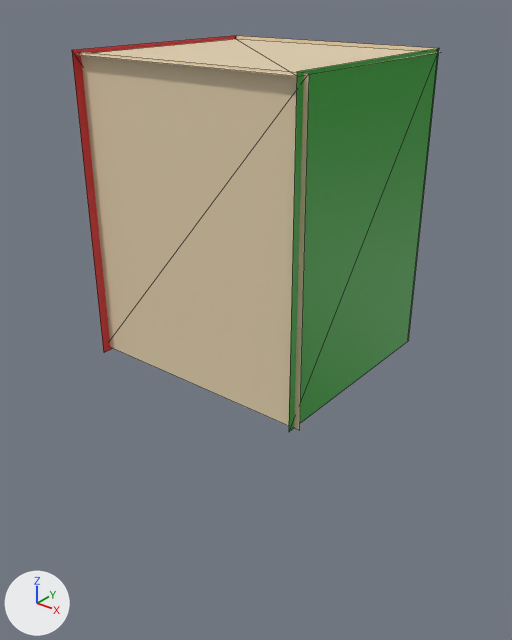
The COLLADA model examples/maps/cornell_low_light/map.dae, before and after one commit.
One viewpoint serves both versions: a 50 mm lens placed at (8.98, -9.05, 6.84), pointed at (0.26, 1.86, 0.08). Every picture has the same lights, and +X, +Y and +Z are marked at lower left. Mesh edges are drawn as thin lines. Where no turn or scale is listed for an object, it has been applied to the vertices. Vertices at the same position are counted once.

The first picture shows 'ceiling', 'floor', 'front_wall', 'left_wall', 'right_wall'.
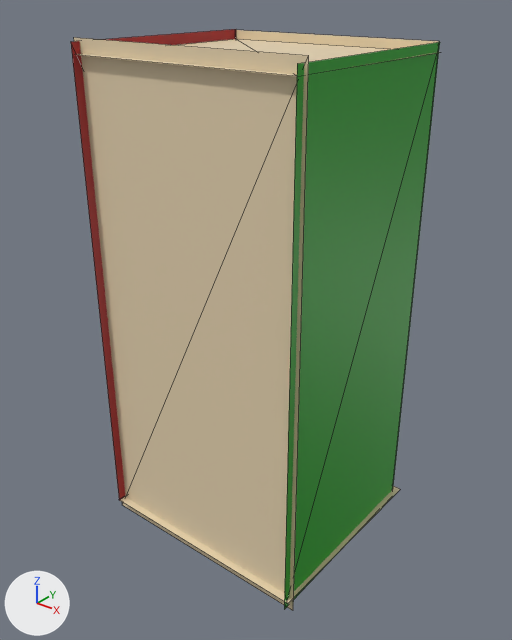
Where the newer file only moved an object's origin or applied its transform, the numbers keep the older frame.

Diff of the bpy script that builds the scene:
```diff
--- a/examples/maps/cornell_low_light/map.dae.py
+++ b/examples/maps/cornell_low_light/map.dae.py
@@ mat_khaki_001 @@
+mat_khaki_001 = principled_material('Khaki.001')
+mat_khaki_001.base_color = (0.8, 0.659, 0.44)  # beige #e7d4b1
@@ me_right_wall @@
 me_right_wall.from_pydata(...)  # 4 vertices, 2 faces; spans x -2.28..-2.21, y -0.36..4.22, z -0.65..5.63
 # used by ob_right_wall; location = (0.0, 0.0, 0.0)
-me_right_wall.vertices[0].co = (-2.24, 4.22, -0.65)
-me_right_wall.vertices[1].co = (-2.21, 4.22, 5.62)  # pixel (236, 35)
-me_right_wall.vertices[2].co = (-2.28, -0.36, 5.63)  # pixel (71, 50)
-me_right_wall.vertices[3].co = (-2.28, -0.36, -0.65)  # pixel (103, 352)
+# me_right_wall part 1
+me_right_wall.vertices[0].co = (-2.24, 4.22, -4.78)
+me_right_wall.vertices[1].co = (-2.21, 4.22, 5.76)  # pixel (236, 29)
+me_right_wall.vertices[2].co = (-2.28, -0.36, 5.77)  # pixel (70, 41)
+me_right_wall.vertices[3].co = (-2.28, -0.36, -4.77)  # pixel (119, 500)
 me_right_wall.materials.append(mat_bloodyred)
@@ me_left_wall @@
 me_left_wall.from_pydata(...)  # 4 vertices, 2 faces; spans x 2.76, y -0.34..4.25, z -0.59..5.62
 # used by ob_left_wall; location = (0.0, 0.0, 0.0)
-me_left_wall.vertices[0].co = (2.76, 4.25, -0.58)  # pixel (408, 340)
-me_left_wall.vertices[1].co = (2.76, 4.24, 5.62)  # pixel (439, 48)
-me_left_wall.vertices[2].co = (2.76, -0.34, 5.61)  # pixel (296, 71)
-me_left_wall.vertices[3].co = (2.76, -0.33, -0.59)  # pixel (288, 432)
+# me_left_wall part 2
+me_left_wall.vertices[0].co = (2.76, 4.25, -5.02)  # pixel (392, 496)
+me_left_wall.vertices[1].co = (2.76, 4.24, 5.72)  # pixel (439, 42)
+me_left_wall.vertices[2].co = (2.76, -0.34, 5.72)  # pixel (297, 63)
+me_left_wall.vertices[3].co = (2.76, -0.33, -5.02)  # pixel (284, 609)
 me_left_wall.materials.append(mat_darkgreen)
@@ me_floor @@
 me_floor.from_pydata(...)  # 4 vertices, 2 faces; spans x -2.42..2.88, y -0.16, z -0.6..5.58
 # used by ob_floor; location = (0.0, 0.0, 0.0)
-me_floor.vertices[0].co = (2.88, -0.16, -0.6)  # pixel (299, 430)
-me_floor.vertices[1].co = (-2.42, -0.16, -0.6)
-me_floor.vertices[2].co = (-2.42, -0.16, 5.58)
-me_floor.vertices[3].co = (2.85, -0.16, 5.58)  # pixel (309, 73)
+# me_floor part 3
+me_floor.vertices[0].co = (2.87, -0.16, -5.14)  # pixel (293, 610)
+me_floor.vertices[1].co = (-2.43, -0.16, -5.14)  # pixel (122, 505)
+me_floor.vertices[2].co = (-2.43, -0.16, 5.82)  # pixel (73, 37)
+me_floor.vertices[3].co = (2.83, -0.16, 5.82)  # pixel (308, 55)
 me_floor.materials.append(mat_khaki)
@@ me_ceiling @@
 me_ceiling.from_pydata(...)  # 4 vertices, 2 faces; spans x -2.24..2.76, y 4.21, z -0.56..5.62
 # used by ob_ceiling; location = (0.0, 0.0, 0.0)
-me_ceiling.vertices[0].co = (2.76, 4.21, -0.56)  # pixel (407, 340)
-me_ceiling.vertices[1].co = (2.76, 4.21, 5.62)  # pixel (438, 48)
-me_ceiling.vertices[2].co = (-2.24, 4.21, 5.62)  # pixel (234, 35)
-me_ceiling.vertices[3].co = (-2.24, 4.21, -0.56)
+# me_ceiling part 4
+me_ceiling.vertices[0].co = (2.76, 4.21, -4.89)
+me_ceiling.vertices[1].co = (2.76, 4.21, 5.74)  # pixel (439, 41)
+me_ceiling.vertices[2].co = (-2.24, 4.21, 5.74)  # pixel (234, 29)
+me_ceiling.vertices[3].co = (-2.24, 4.21, -4.89)
 me_ceiling.materials.append(mat_khaki)
@@ me_front_wall_001 @@
+me_front_wall_001.from_pydata([(2.74, -0.2, 5.74), (-2.43, -0.2, 5.74), (-2.43, 4.5, 5.74), (2.8, 4.5, 5.74)], [], [(0, 2, 3), (0, 1, 2)])
+me_front_wall_001.materials.append(mat_khaki_001)  # beige #e7d4b1
@@ ob_back_wall @@
+ob_back_wall = bpy.data.objects.new('back_wall', me_front_wall_001)
+ob_back_wall.location = (0.11, -0.13, -10.53)
```

Boxes (x1, y1, x2, y2) around the edits, measured in the pictures (512 x 640 px):
'floor', reshaped (51% taller)
    before: (81, 52, 309, 431)
    after: (74, 37, 309, 610)
'left_wall', reshaped (48% taller)
    before: (289, 48, 439, 432)
    after: (284, 42, 440, 609)
'right_wall', reshaped (48% taller)
    before: (72, 36, 236, 353)
    after: (71, 29, 236, 500)
'back_wall', added (beige)
    after: (120, 486, 400, 604)
'ceiling', reshaped
    before: (236, 36, 438, 106)
    after: (236, 30, 439, 488)
'front_wall', unchanged, covered by the edit
    both: (75, 39, 440, 76)
